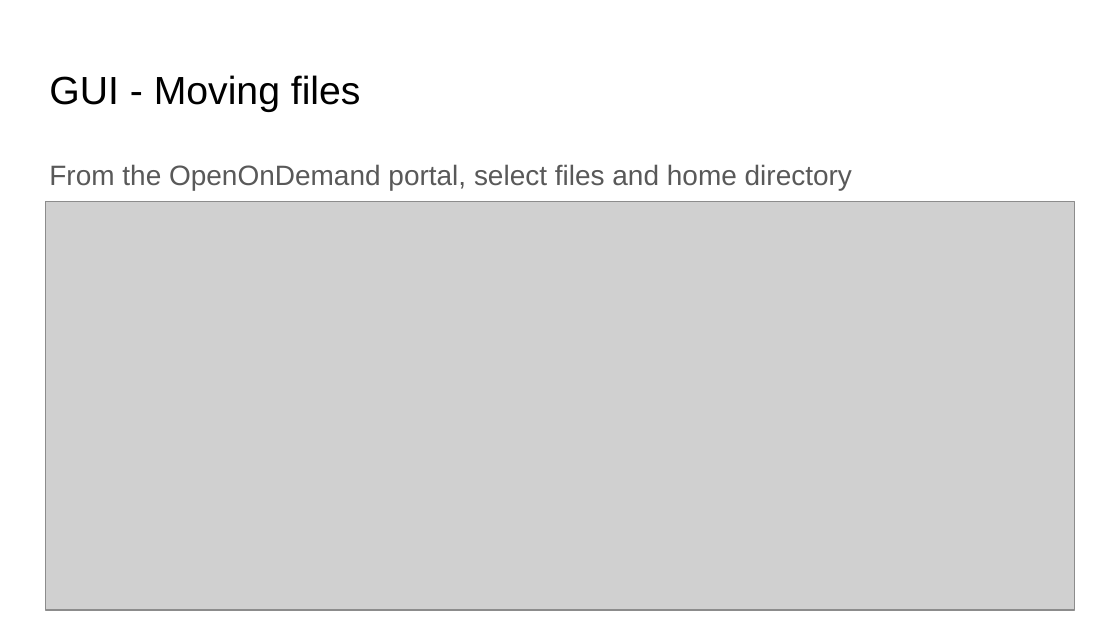
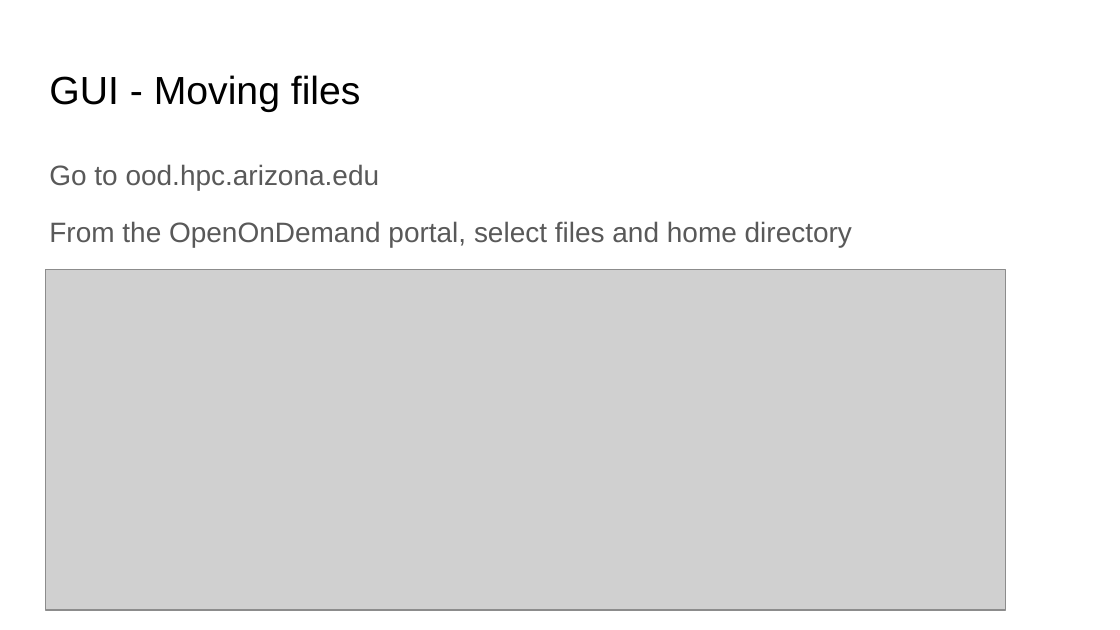
Before and after one commit to fairyflies9/IBAMR-Tutorials, a slide deck: slide 11 of UA Tutorials/UAClusterIb2dIBAMR.pptx (slide 9 before the commit). Drawn at 1120x630 pixels with LibreOffice and Linux fonts; fonts in the diff are those of the drawing; grey boxes stand for pictures. Boxes give left, top, right and bottom in pixels: in the first picture for what was removed or moved away, otherwise in the second. Text is boxed around its words. In the diff, an @@ line names an element or a change of style, - is before the commit and + after.

```diff
--- a/UA Tutorials/UAClusterIb2dIBAMR.pptx
+++ b/UA Tutorials/UAClusterIb2dIBAMR.pptx
@@ text at [49,164,380,190]: paragraph added @@
+Go to ood.hpc.arizona.edu
@@ picture: place and size @@
-picture at [46,202,1075,610]
+picture at [46,270,1006,610]
```
Also in this commit, not shown: 2 other slides changed, 2 slides added.
